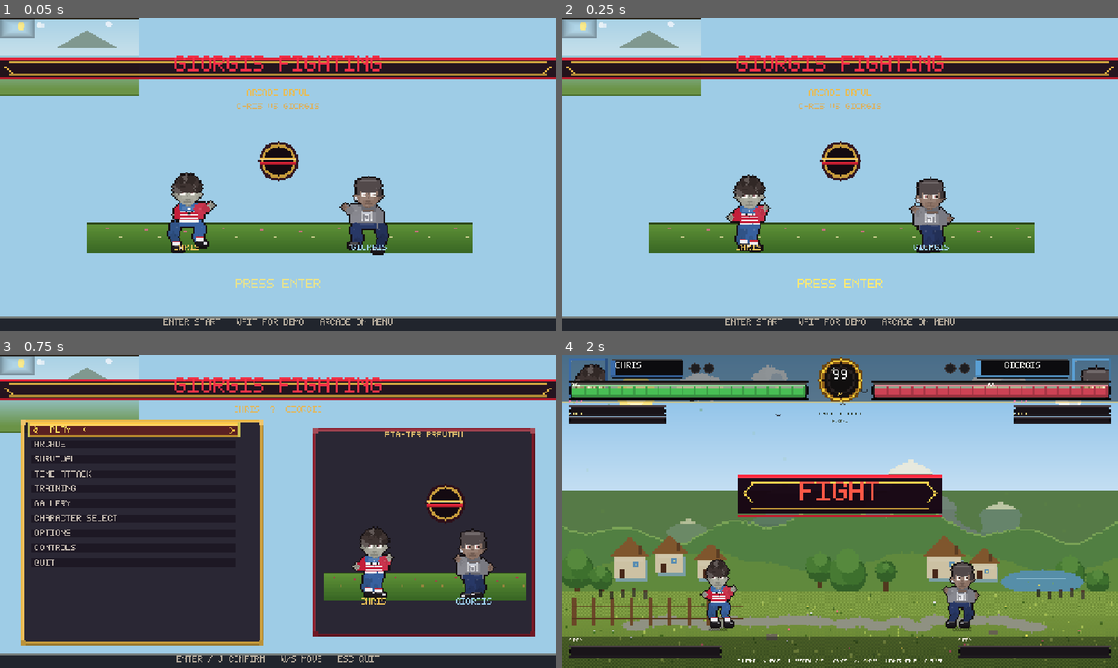
Above: before the commit, frames 1-4 (two rows, left to right).
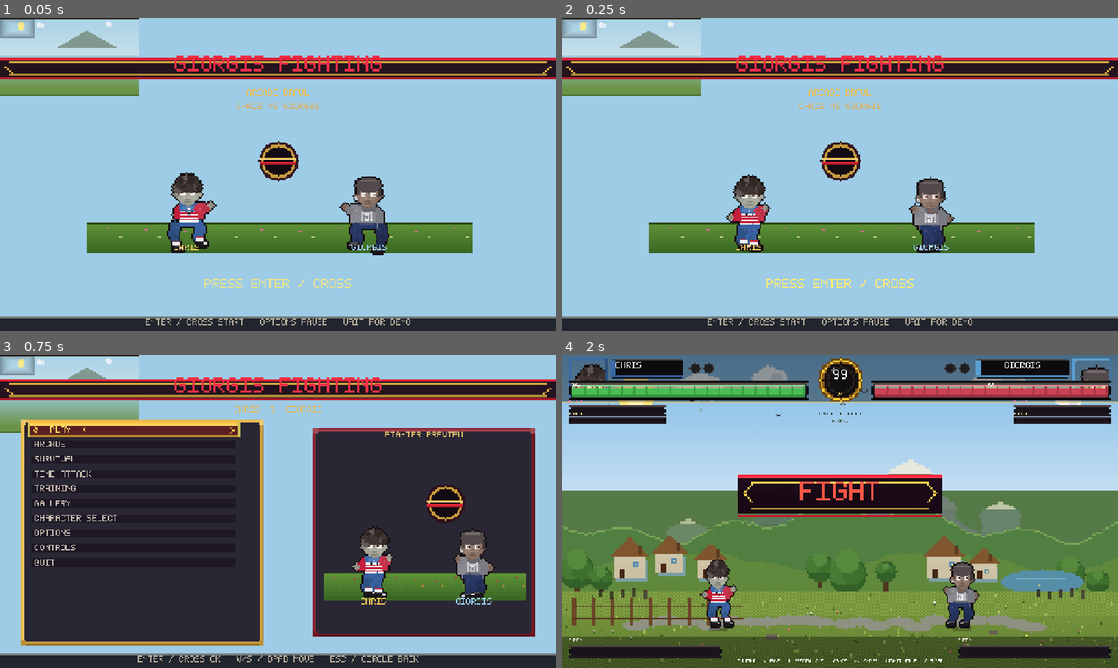
Above: after the commit, the same moments.

Repository: SirGiorgis/games
Game: Godot game, scene res://scenes/bootstrap.tscn
Same seed, same stepped clock (60 frames per second), same inputs: the game is played once before the commit and once after it.
Inputs (mouse positions are in pixels of both pictures, inside the frame that each line leads up to):
- Up to frame 1 (0.05 s): no input
- Up to frame 2 (0.25 s): no input
- Up to frame 3 (0.75 s): tap Enter (menu_confirm) at 0.5 s; move the mouse to (400, 495) at 0.52 s; hold D (menu_right) from 0.53 s (still down); tap U (p1_block) at 0.6 s; click (400, 495) at 0.67 s
- Up to frame 4 (2 s): tap Space at 0.77, 1.07, 1.52, 1.82 s; tap I (p1_grab) at 0.8, 1.35 s; move the mouse to (728, 527) at 1.27 s; release D (menu_right) at 1.28 s; hold Escape (menu_back) from 1.28 s (still down); tap K (p1_heavy) at 1.55 s

The runs differ from the first frame. In frame 1, 0.7% of the frame differs, in the area x 26-74%, y 83-99%; in frame 2, 0.7%; in frame 3, 0.4%; in frame 4, nothing differs.

Commit message:
Add DualSense / PS5 controls for fight and menus.
Square/Triangle/Circle are light/heavy/special, L1/L2 block, R1 throw, R2 super, Options pause. Cross confirms menus; a second pad is P2.

Co-authored-by: SirGiorgis <SirGiorgis@users.noreply.github.com>

Diff:
--- a/ashen-rite/scripts/combat/match_director.gd
+++ b/ashen-rite/scripts/combat/match_director.gd
@@ -181,7 +181,7 @@
 			_restore_time()
 	if _paused:
 		return
-	if GameState.attract and (Input.is_action_just_pressed(ControlMap.MENU.confirm) or Input.is_action_just_pressed(ControlMap.P1.pause)):
+	if GameState.attract and (Input.is_action_just_pressed(ControlMap.MENU.confirm) or Input.is_action_just_pressed(ControlMap.MENU.back) or Input.is_action_just_pressed(ControlMap.P1.pause)):
 		_quit_match()
 		return
 	if _pause_lock <= 0.0 and Input.is_action_just_pressed(ControlMap.P1.pause):
--- a/ashen-rite/scripts/input/control_map.gd
+++ b/ashen-rite/scripts/input/control_map.gd
@@ -1,6 +1,6 @@
 extends Node
-## Central, expandable control map. Keyboard defaults live here.
-## Add JoypadButton / JoypadMotion events in bind_joypad() when you add controllers.
+## Keyboard plus DualSense / PS5 pads. Pad 1 = P1, pad 2 = P2.
+## Face buttons use Sony layout: Square / Triangle / Circle / Cross.
 
 const P1 := {
 	"left": "p1_left",
@@ -38,77 +38,107 @@
 	"back": "menu_back",
 }
 
+const ANY_PAD := -1
+
+
 func _ready() -> void:
-	_ensure_action(P1.left, [KEY_A])
-	_ensure_action(P1.right, [KEY_D])
-	_ensure_action(P1.up, [KEY_W])
-	_ensure_action(P1.down, [KEY_S])
+	_ensure_action(P1.left, [KEY_A], 0.28)
+	_ensure_action(P1.right, [KEY_D], 0.28)
+	_ensure_action(P1.up, [KEY_W], 0.28)
+	_ensure_action(P1.down, [KEY_S], 0.28)
 	_ensure_action(P1.light, [KEY_J])
 	_ensure_action(P1.heavy, [KEY_K])
 	_ensure_action(P1.special, [KEY_L])
-	_ensure_action(P1.block, [KEY_U])
+	_ensure_action(P1.block, [KEY_U], 0.22)
 	_ensure_action(P1.grab, [KEY_I])
-	_ensure_action(P1.ultimate, [KEY_O])
+	_ensure_action(P1.ultimate, [KEY_O], 0.35)
 	_ensure_action(P1.pause, [KEY_ESCAPE, KEY_P])
 
-	_ensure_action(P2.left, [KEY_LEFT])
-	_ensure_action(P2.right, [KEY_RIGHT])
-	_ensure_action(P2.up, [KEY_UP])
-	_ensure_action(P2.down, [KEY_DOWN])
+	_ensure_action(P2.left, [KEY_LEFT], 0.28)
+	_ensure_action(P2.right, [KEY_RIGHT], 0.28)
+	_ensure_action(P2.up, [KEY_UP], 0.28)
+	_ensure_action(P2.down, [KEY_DOWN], 0.28)
 	_ensure_action(P2.light, [KEY_KP_1, KEY_Z])
 	_ensure_action(P2.heavy, [KEY_KP_2, KEY_X])
 	_ensure_action(P2.special, [KEY_KP_3, KEY_C])
-	_ensure_action(P2.block, [KEY_KP_4, KEY_V])
+	_ensure_action(P2.block, [KEY_KP_4, KEY_V], 0.22)
 	_ensure_action(P2.grab, [KEY_KP_5, KEY_B])
-	_ensure_action(P2.ultimate, [KEY_KP_6, KEY_N])
-
-	_ensure_action(MENU.up, [KEY_W, KEY_UP])
-	_ensure_action(MENU.down, [KEY_S, KEY_DOWN])
-	_ensure_action(MENU.left, [KEY_A, KEY_LEFT])
-	_ensure_action(MENU.right, [KEY_D, KEY_RIGHT])
+	_ensure_action(P2.ultimate, [KEY_KP_6, KEY_N], 0.35)
+
+	_ensure_action(MENU.up, [KEY_W, KEY_UP], 0.28)
+	_ensure_action(MENU.down, [KEY_S, KEY_DOWN], 0.28)
+	_ensure_action(MENU.left, [KEY_A, KEY_LEFT], 0.28)
+	_ensure_action(MENU.right, [KEY_D, KEY_RIGHT], 0.28)
 	_ensure_action(MENU.confirm, [KEY_ENTER, KEY_J, KEY_SPACE])
 	_ensure_action(MENU.back, [KEY_ESCAPE, KEY_BACKSPACE])
 
 	bind_joypad()
+	if not Input.joy_connection_changed.is_connected(_on_joy_changed):
+		Input.joy_connection_changed.connect(_on_joy_changed)
+
+
+func _on_joy_changed(_device: int, _connected: bool) -> void:
+	bind_joypad()
 
 
 func bind_joypad() -> void:
-	## DualShock / Xbox style: left stick + face buttons. Device 0 = P1, device 1 = P2.
-	_joy_axis(P1.left, 0, JOY_AXIS_LEFT_X, -1.0)
-	_joy_axis(P1.right, 0, JOY_AXIS_LEFT_X, 1.0)
-	_joy_button(P1.up, 0, JOY_BUTTON_DPAD_UP)
-	_joy_button(P1.down, 0, JOY_BUTTON_DPAD_DOWN)
-	_joy_button(P1.left, 0, JOY_BUTTON_DPAD_LEFT)
-	_joy_button(P1.right, 0, JOY_BUTTON_DPAD_RIGHT)
-	_joy_button(P1.light, 0, JOY_BUTTON_X)
-	_joy_button(P1.heavy, 0, JOY_BUTTON_Y)
-	_joy_button(P1.special, 0, JOY_BUTTON_B)
-	_joy_button(P1.block, 0, JOY_BUTTON_LEFT_SHOULDER)
-	_joy_button(P1.grab, 0, JOY_BUTTON_RIGHT_SHOULDER)
-	_joy_button(P1.ultimate, 0, JOY_BUTTON_RIGHT_STICK)
-	_joy_button(P1.pause, 0, JOY_BUTTON_START)
-
-	_joy_axis(P2.left, 1, JOY_AXIS_LEFT_X, -1.0)
-	_joy_axis(P2.right, 1, JOY_AXIS_LEFT_X, 1.0)
-	_joy_button(P2.up, 1, JOY_BUTTON_DPAD_UP)
-	_joy_button(P2.down, 1, JOY_BUTTON_DPAD_DOWN)
-	_joy_button(P2.left, 1, JOY_BUTTON_DPAD_LEFT)
-	_joy_button(P2.right, 1, JOY_BUTTON_DPAD_RIGHT)
-	_joy_button(P2.light, 1, JOY_BUTTON_X)
-	_joy_button(P2.heavy, 1, JOY_BUTTON_Y)
-	_joy_button(P2.special, 1, JOY_BUTTON_B)
-	_joy_button(P2.block, 1, JOY_BUTTON_LEFT_SHOULDER)
-	_joy_button(P2.grab, 1, JOY_BUTTON_RIGHT_SHOULDER)
-	_joy_button(P2.ultimate, 1, JOY_BUTTON_RIGHT_STICK)
+	# DualSense via SDL: Cross=A, Circle=B, Square=X, Triangle=Y, Options=Start, L2/R2=triggers.
+	_bind_dualsense(P1, 0, true)
+	_bind_dualsense(P2, 1, false)
+	_bind_menu_pad()
+	var pads := Input.get_connected_joypads()
+	if pads.size() == 1 and int(pads[0]) != 0:
+		_bind_dualsense(P1, int(pads[0]), true)
+	# Second pad Options also pauses.
+	_joy_button(P1.pause, 1, JOY_BUTTON_START)
+	_joy_button(P1.pause, 1, JOY_BUTTON_TOUCHPAD)
+
+
+func _bind_dualsense(m: Dictionary, device: int, with_pause: bool) -> void:
+	_joy_axis(m.left, device, JOY_AXIS_LEFT_X, -1.0)
+	_joy_axis(m.right, device, JOY_AXIS_LEFT_X, 1.0)
+	_joy_axis(m.up, device, JOY_AXIS_LEFT_Y, -1.0)
+	_joy_axis(m.down, device, JOY_AXIS_LEFT_Y, 1.0)
+	_joy_button(m.up, device, JOY_BUTTON_DPAD_UP)
+	_joy_button(m.down, device, JOY_BUTTON_DPAD_DOWN)
+	_joy_button(m.left, device, JOY_BUTTON_DPAD_LEFT)
+	_joy_button(m.right, device, JOY_BUTTON_DPAD_RIGHT)
+	_joy_button(m.light, device, JOY_BUTTON_X) # Square
+	_joy_button(m.heavy, device, JOY_BUTTON_Y) # Triangle
+	_joy_button(m.special, device, JOY_BUTTON_B) # Circle
+	_joy_button(m.block, device, JOY_BUTTON_LEFT_SHOULDER) # L1
+	_joy_axis(m.block, device, JOY_AXIS_TRIGGER_LEFT, 1.0) # L2
+	_joy_button(m.grab, device, JOY_BUTTON_RIGHT_SHOULDER) # R1
+	_joy_axis(m.ultimate, device, JOY_AXIS_TRIGGER_RIGHT, 1.0) # R2
+	_joy_button(m.ultimate, device, JOY_BUTTON_RIGHT_STICK) # R3 extra
+	if with_pause:
+		_joy_button(m.pause, device, JOY_BUTTON_START) # Options
+		_joy_button(m.pause, device, JOY_BUTTON_TOUCHPAD)
+
+
+func _bind_menu_pad() -> void:
+	_joy_axis(MENU.left, ANY_PAD, JOY_AXIS_LEFT_X, -1.0)
+	_joy_axis(MENU.right, ANY_PAD, JOY_AXIS_LEFT_X, 1.0)
+	_joy_axis(MENU.up, ANY_PAD, JOY_AXIS_LEFT_Y, -1.0)
+	_joy_axis(MENU.down, ANY_PAD, JOY_AXIS_LEFT_Y, 1.0)
+	_joy_button(MENU.up, ANY_PAD, JOY_BUTTON_DPAD_UP)
+	_joy_button(MENU.down, ANY_PAD, JOY_BUTTON_DPAD_DOWN)
+	_joy_button(MENU.left, ANY_PAD, JOY_BUTTON_DPAD_LEFT)
+	_joy_button(MENU.right, ANY_PAD, JOY_BUTTON_DPAD_RIGHT)
+	_joy_button(MENU.confirm, ANY_PAD, JOY_BUTTON_A) # Cross
+	_joy_button(MENU.back, ANY_PAD, JOY_BUTTON_B) # Circle
+	_joy_button(MENU.back, ANY_PAD, JOY_BUTTON_BACK) # Create
 
 
 func map_for(player_index: int) -> Dictionary:
 	return P1 if player_index == 0 else P2
 
 
-func _ensure_action(action: String, keys: Array) -> void:
+func _ensure_action(action: String, keys: Array, deadzone: float = 0.5) -> void:
 	if not InputMap.has_action(action):
-		InputMap.add_action(action, 0.5)
+		InputMap.add_action(action, deadzone)
+	else:
+		InputMap.action_set_deadzone(action, deadzone)
 	for key in keys:
 		var ev := InputEventKey.new()
 		ev.physical_keycode = key
@@ -145,37 +175,35 @@
 
 
 func help_text() -> String:
-	return """PLAYER 1  (MUGEN STYLE)
-  A / D     Walk  (hold back = guard, you can still walk back)
+	return """PLAYER 1 KEYBOARD
+  A / D     Walk
   DD        Run
-  AA        Backdash (invuln)
-  W         Jump  (WA back / WD forward)
-  S         Crouch  (S+J crouch light, S+K sweep)
-  J         Light  (air J = jump-in overhead)
+  AA        Backdash
+  W         Jump
+  S         Crouch
+  J         Light
   K         Heavy
-  S,S+D+J   Special  (quarter circle + button, costs meter)
   L         Special
-  U         Stand guard
-  I         Throw  (beats guard)
-  O         Super  (or 236236 + button)
+  U         Block
+  I         Throw
+  O         Super
   Esc / P   Pause
 
-  Guard: standing blocks mid/high, crouch blocks mid/low.
-  Sweeps must be crouch-blocked. Jump attacks must be stand-blocked.
-  Lights cancel once into another light, then heavy/special/super.
-  Lights are minus on block. Whiffs do not auto-fire. Jump-cancel heavies on hit.
-
-PLAYER 2
-  Arrows    Move / jump / crouch
-  Numpad 1 / Z   Light
-  Numpad 2 / X   Heavy
-  Numpad 3 / C   Special
-  Numpad 4 / V   Block
-  Numpad 5 / B   Grab
-  Numpad 6 / N   Super
-
-MENUS
-  W/S or Arrows   Navigate
-  Enter / J / Space   Confirm
-  Esc   Back
+DUALSENSE  PS5
+  LS / D-pad   Move  (up jump, down crouch)
+  Square       Light
+  Triangle     Heavy
+  Circle       Special
+  L1 / L2      Block
+  R1           Throw
+  R2           Super
+  Options      Pause
+  Cross        Menu confirm
+  Circle       Menu back
+  Pad 1 = P1   Pad 2 = P2
+
+PLAYER 2 KEYBOARD
+  Arrows       Move
+  Z X C        Light Heavy Special
+  V B N        Block Throw Super
 """
--- a/ashen-rite/scripts/ui/character_select.gd
+++ b/ashen-rite/scripts/ui/character_select.gd
@@ -101,7 +101,7 @@
 	_cpu_label = PixelUI.label_at(self, "", Vector2(880, 552), 2, Color(0.65, 0.82, 0.95), 36)
 	_arena_lbl = PixelUI.label_at(self, "", Vector2(420, 520), 2, Color(0.88, 0.78, 0.42), 36)
 
-	PixelUI.add_footer(self, "A/D SELECT  J THEN STAGE  R RANDOM  C CPU  T ARENA  F FORGE  ESC BACK")
+	PixelUI.add_footer(self, "A/D / DPAD  CROSS OK  CIRCLE BACK  R RANDOM  C CPU  T ARENA")
 	if GameState.arcade:
 		PixelUI.label_at(self, "ARCADE LADDER", Vector2(0, 12), 2, Color(1, 0.82, 0.32), 0, 1280).set_centered(1280)
 	elif GameState.survival:
--- a/ashen-rite/scripts/ui/controls_screen.gd
+++ b/ashen-rite/scripts/ui/controls_screen.gd
@@ -10,54 +10,46 @@
 	PixelUI.add_title(self, "CONTROLS", 40, Color(0.95, 0.22, 0.28))
 
 	PixelUI.add_panel(self, Vector2(40, 120), Vector2(600, 520), PixelUI.GOLD)
-	PixelUI.label_at(self, "PLAYER 1", Vector2(40, 132), 3, Color(0.95, 0.78, 0.35), 0, 600).set_centered(600)
-	PixelUI.label_at(self, """A / D     WALK
-DD        RUN
-AA        BACKDASH
-W         JUMP
-S         CROUCH
-J         LIGHT
-K         HEAVY
-L         SPECIAL
-U         BLOCK
-I         THROW
-O         SUPER
-S+I       TAUNT
+	PixelUI.label_at(self, "KEYBOARD", Vector2(40, 132), 3, Color(0.95, 0.78, 0.35), 0, 600).set_centered(600)
+	PixelUI.label_at(self, """P1  A/D WALK   W JUMP   S CROUCH
+J LIGHT   K HEAVY   L SPECIAL
+U BLOCK   I THROW   O SUPER
 ESC / P   PAUSE
-FWD+U     PARRY
-RUN+J/K   DASH ATTACK
-L+U HIT   BURST
-GETUP+A   ROLL""", Vector2(64, 184), 2, Color(0.92, 0.9, 0.86), 26)
+FWD+U PARRY   RUN+J/K DASH ATTACK
+L+U HIT BURST   GETUP+A ROLL
+
+P2  ARROWS MOVE
+Z LIGHT  X HEAVY  C SPECIAL
+V BLOCK  B THROW  N SUPER
+
+LIGHT > (LIGHT) > HEAVY > SPECIAL > SUPER
+LIGHTS MINUS ON BLOCK
+JUMP CANCEL HEAVY ON HIT
+THROW TECH  PRESS THROW
+LOW HP  RAGE""", Vector2(64, 176), 2, Color(0.92, 0.9, 0.86), 28)
 
 	PixelUI.add_panel(self, Vector2(640, 120), Vector2(600, 520), Color(0.35, 0.75, 1.0))
-	PixelUI.label_at(self, "PLAYER 2 / CPU", Vector2(640, 132), 3, Color(0.55, 0.85, 1.0), 0, 600).set_centered(600)
-	PixelUI.label_at(self, """ARROWS    MOVE
-Z / NP1   LIGHT
-X / NP2   HEAVY
-C / NP3   SPECIAL
-V / NP4   BLOCK
-B / NP5   THROW
-N / NP6   SUPER
+	PixelUI.label_at(self, "DUALSENSE  PS5", Vector2(640, 132), 3, Color(0.55, 0.85, 1.0), 0, 600).set_centered(600)
+	PixelUI.label_at(self, """LS / DPAD     MOVE
+LS UP / UP    JUMP
+LS DOWN       CROUCH
+SQUARE        LIGHT
+TRIANGLE      HEAVY
+CIRCLE        SPECIAL
+L1 / L2       BLOCK
+R1            THROW
+R2            SUPER
+OPTIONS       PAUSE
+TOUCHPAD      PAUSE
+FWD+L1        PARRY
+RUN+SQ/TRI    DASH ATTACK
+CIRCLE+L1 HIT BURST
+GETUP+BACK    ROLL
+CROSS         MENU OK
+CIRCLE        MENU BACK
+PAD 1 = P1    PAD 2 = P2""", Vector2(664, 176), 2, Color(0.88, 0.9, 0.94), 22)
 
-STAND BLOCK  MID AND HIGH
-CROUCH BLOCK MID AND LOW
-THROW BEATS BLOCK
-LIGHT > (LIGHT) > HEAVY > SPECIAL > SUPER
-ONE LIGHT GATLING  LIGHTS MINUS ON BLOCK
-JUMP CANCEL HEAVY ON HIT
-THROW TECH  PRESS I
-AIR TECH    W ONLY
-JUST GUARD  BLOCK LATE
-PUSHBLOCK   L WHILE BLOCKSTUN
-GETUP ATTACK IS A REVERSAL
-MAX METER   EX SPECIAL
-O SUPER     UNIQUE PER FIGHTER
-FWD+BLOCK   PARRY
-L+U ON HIT  BURST
-LOW HP      RAGE
-BLOCK TOO   GUARD BREAK""", Vector2(664, 184), 2, Color(0.88, 0.9, 0.94), 20)
-
-	PixelUI.add_footer(self, "ESC / ENTER  BACK")
+	PixelUI.add_footer(self, "ESC / CIRCLE  BACK     ENTER / CROSS  OK")
 
 
 func _process(_d: float) -> void:
--- a/ashen-rite/scripts/ui/gallery_screen.gd
+++ b/ashen-rite/scripts/ui/gallery_screen.gd
@@ -37,7 +37,7 @@
 	_preview.position = Vector2(640, 390)
 	add_child(_preview)
 	_ids = CharacterCatalog.ids()
-	PixelUI.add_footer(self, "A/D TRACK  ENTER PLAY  ESC BACK")
+	PixelUI.add_footer(self, "A/D / DPAD TRACK  CROSS PLAY  CIRCLE BACK")
 	_play_current()
 
 
--- a/ashen-rite/scripts/ui/main_menu.gd
+++ b/ashen-rite/scripts/ui/main_menu.gd
@@ -52,7 +52,7 @@
 	PixelUI.label_at(self, "CHRIS", Vector2(780, 560), 2, Color(0.95, 0.78, 0.35), 0, 160).set_centered(160)
 	PixelUI.label_at(self, "GIORGIS", Vector2(1010, 560), 2, Color(0.62, 0.82, 0.95), 0, 160).set_centered(160)
 
-	PixelUI.add_footer(self, "ENTER / J CONFIRM   W/S MOVE   ESC QUIT")
+	PixelUI.add_footer(self, "ENTER / CROSS OK   W/S / DPAD MOVE   ESC / CIRCLE BACK")
 	_refresh()
 	AudioDirector.play_music("menu")
 
--- a/ashen-rite/scripts/ui/options_screen.gd
+++ b/ashen-rite/scripts/ui/options_screen.gd
@@ -15,7 +15,7 @@
 	PixelUI.add_title(self, "OPTIONS", 64, Color(0.95, 0.22, 0.28))
 	for i in KEYS.size():
 		_entries.append(PixelUI.add_menu_row(self, 128.0 + i * 44.0, 600))
-	PixelUI.add_footer(self, "A/D ADJUST  ENTER CONFIRM  ESC BACK")
+	PixelUI.add_footer(self, "A/D / LS ADJUST  CROSS OK  CIRCLE BACK")
 	_refresh()
 
 
--- a/ashen-rite/scripts/ui/pause_menu.gd
+++ b/ashen-rite/scripts/ui/pause_menu.gd
@@ -85,7 +85,7 @@
 			restarted.emit()
 		2:
 			var d := CharacterCatalog.get_def(GameState.p1_character_id)
-			_hint.set_pix("%s  L %s  O %s  RUN+J DASH  FWD+U PARRY  L+U BURST  GETUP BACK ROLL" % [d.callsign(), d.special_name.to_upper(), d.ultimate_name.to_upper()], 2, Color(0.82, 0.78, 0.72), 36)
+			_hint.set_pix("%s  L %s  O/R2 %s  SQ LIGHT  TRI HEAVY  CIRCLE SPECIAL  L1 BLOCK  R1 THROW  CIRCLE+L1 BURST" % [d.callsign(), d.special_name.to_upper(), d.ultimate_name.to_upper()], 2, Color(0.82, 0.78, 0.72), 36)
 			_hint.set_centered(1280)
 		3:
 			_active = false
--- a/ashen-rite/scripts/ui/result_screen.gd
+++ b/ashen-rite/scripts/ui/result_screen.gd
@@ -54,7 +54,7 @@
 	add_child(_p2_spr)
 	for i in ITEMS.size():
 		_entries.append(PixelUI.add_menu_row(self, 508.0 + i * 48.0, 480))
-	PixelUI.add_footer(self, "W/S MOVE  ENTER CONFIRM")
+	PixelUI.add_footer(self, "W/S / DPAD MOVE  ENTER / CROSS OK")
 	_refresh()
 
 
--- a/ashen-rite/scripts/ui/splash_screen.gd
+++ b/ashen-rite/scripts/ui/splash_screen.gd
@@ -42,9 +42,9 @@
 	PixelUI.label_at(self, "CHRIS", Vector2(350, 520), 2, Color(0.95, 0.78, 0.35), 0, 160).set_centered(160)
 	PixelUI.label_at(self, "GIORGIS", Vector2(770, 520), 2, Color(0.62, 0.82, 0.95), 0, 160).set_centered(160)
 
-	_press = PixelUI.label_at(self, "PRESS ENTER", Vector2(0, 600), 3, Color(1, 0.92, 0.45), 0, 1280)
+	_press = PixelUI.label_at(self, "PRESS ENTER / CROSS", Vector2(0, 600), 3, Color(1, 0.92, 0.45), 0, 1280)
 	_press.set_centered(1280)
-	PixelUI.add_footer(self, "ENTER START   WAIT FOR DEMO   ARCADE ON MENU")
+	PixelUI.add_footer(self, "ENTER / CROSS START   OPTIONS PAUSE   WAIT FOR DEMO")
 	AudioDirector.play_music("menu")
 
 
@@ -72,7 +72,7 @@
 		_giorgis.position.y = 440.0 + sin(_t * 2.2 + 1.0) * 5.0
 	if _press:
 		_press.modulate.a = 0.35 + 0.65 * (0.5 + 0.5 * sin(_t * 6.0))
-	if Input.is_action_just_pressed(ControlMap.MENU.confirm) or Input.is_action_just_pressed(ControlMap.MENU.back):
+	if Input.is_action_just_pressed(ControlMap.MENU.confirm) or Input.is_action_just_pressed(ControlMap.MENU.back) or Input.is_action_just_pressed(ControlMap.P1.pause):
 		_finish()
 	elif _t > 8.0:
 		_go_attract()
--- a/ashen-rite/scripts/ui/stage_select.gd
+++ b/ashen-rite/scripts/ui/stage_select.gd
@@ -45,7 +45,7 @@
 	add_child(_preview)
 	_title = PixelUI.label_at(self, "", Vector2(0, 552), 3, Color(1, 0.88, 0.42), 0, 1280)
 	_title.set_centered(1280)
-	PixelUI.add_footer(self, "A/D SELECT  ENTER FIGHT  ESC BACK")
+	PixelUI.add_footer(self, "A/D / DPAD  CROSS FIGHT  CIRCLE BACK")
 	_sync_from_state()
 	_refresh()
 
--- /dev/null
+++ b/ashen-rite/tools/dump_input_map.gd
@@ -0,0 +1,21 @@
+extends SceneTree
+## Print DualSense bindings so we can verify the InputMap without a pad.
+
+
+func _init() -> void:
+	var cm: Node = load("res://scripts/input/control_map.gd").new()
+	cm._ready()
+	var keys := [
+		"p1_left", "p1_right", "p1_up", "p1_down",
+		"p1_light", "p1_heavy", "p1_special", "p1_block", "p1_grab", "p1_ultimate", "p1_pause",
+		"menu_confirm", "menu_back", "menu_up", "menu_down",
+	]
+	for a in keys:
+		if not InputMap.has_action(a):
+			print("MISSING %s" % a)
+			continue
+		var bits: PackedStringArray = PackedStringArray()
+		for ev in InputMap.action_get_events(a):
+			bits.append(ev.as_text())
+		print("%s :: %s" % [a, " | ".join(bits)])
+	quit()
--- /dev/null
+++ b/ashen-rite/tools/export_controls_preview.gd
@@ -0,0 +1,77 @@
+extends SceneTree
+## Headless DualSense / keyboard controls board.
+
+
+func _init() -> void:
+	var field := Image.create(1280, 720, false, Image.FORMAT_RGBA8)
+	field.fill(Color(0.10, 0.08, 0.12))
+	_panel(field, 40, 88, 600, 560)
+	_panel(field, 640, 88, 600, 560)
+
+	var title := PixelFont.make("CONTROLS", Color(0.95, 0.22, 0.28), 4).get_image()
+	_blit(field, title, 640 - title.get_width() / 2, 16)
+
+	_label(field, "KEYBOARD", Color(0.95, 0.78, 0.35), 340, 104)
+	var kb := [
+		"P1  A/D WALK",
+		"W JUMP   S CROUCH",
+		"J LIGHT   K HEAVY",
+		"L SPECIAL   U BLOCK",
+		"I THROW   O SUPER",
+		"ESC / P PAUSE",
+		"FWD+U PARRY",
+		"L+U BURST",
+		"",
+		"P2  ARROWS MOVE",
+		"Z X C  LIGHT HEAVY SPECIAL",
+		"V B N  BLOCK THROW SUPER",
+	]
+	for i in kb.size():
+		_wrap(field, kb[i], Color(0.92, 0.90, 0.86), 64, 150 + i * 32, 40)
+
+	_label(field, "DUALSENSE  PS5", Color(0.55, 0.85, 1.0), 940, 104)
+	var pad := [
+		"LS / DPAD     MOVE",
+		"SQUARE        LIGHT",
+		"TRIANGLE      HEAVY",
+		"CIRCLE        SPECIAL",
+		"L1 / L2       BLOCK",
+		"R1            THROW",
+		"R2            SUPER",
+		"OPTIONS       PAUSE",
+		"CROSS         MENU OK",
+		"CIRCLE        MENU BACK",
+		"PAD 1 = P1    PAD 2 = P2",
+		"FWD+L1 PARRY  CIRCLE+L1 BURST",
+	]
+	for i in pad.size():
+		var col := Color(0.98, 0.86, 0.32) if i == pad.size() - 1 else Color(0.88, 0.90, 0.94)
+		_wrap(field, pad[i], col, 664, 150 + i * 32, 36)
+
+	var out := "res://.godot/controls_preview"
+	DirAccess.make_dir_recursive_absolute(ProjectSettings.globalize_path(out))
+	field.save_png(ProjectSettings.globalize_path("%s/dualsense.png" % out))
+	print("controls preview -> %s/dualsense.png" % out)
+	quit()
+
+
+func _panel(dst: Image, x: int, y: int, w: int, h: int) -> void:
+	var p := Image.create(w, h, false, Image.FORMAT_RGBA8)
+	p.fill(Color(0.06, 0.06, 0.08, 0.72))
+	dst.blend_rect(p, Rect2i(0, 0, w, h), Vector2i(x, y))
+
+
+func _label(dst: Image, text: String, col: Color, cx: int, y: int) -> void:
+	var img: Image = PixelFont.make(text, col, 2).get_image()
+	_blit(dst, img, cx - img.get_width() / 2, y)
+
+
+func _wrap(dst: Image, text: String, col: Color, x: int, y: int, wrap: int) -> void:
+	if text.is_empty():
+		return
+	var img: Image = PixelFont.make(text, col, 2, wrap).get_image()
+	_blit(dst, img, x, y)
+
+
+func _blit(dst: Image, src: Image, x: int, y: int) -> void:
+	dst.blend_rect(src, Rect2i(0, 0, src.get_width(), src.get_height()), Vector2i(x, y))
